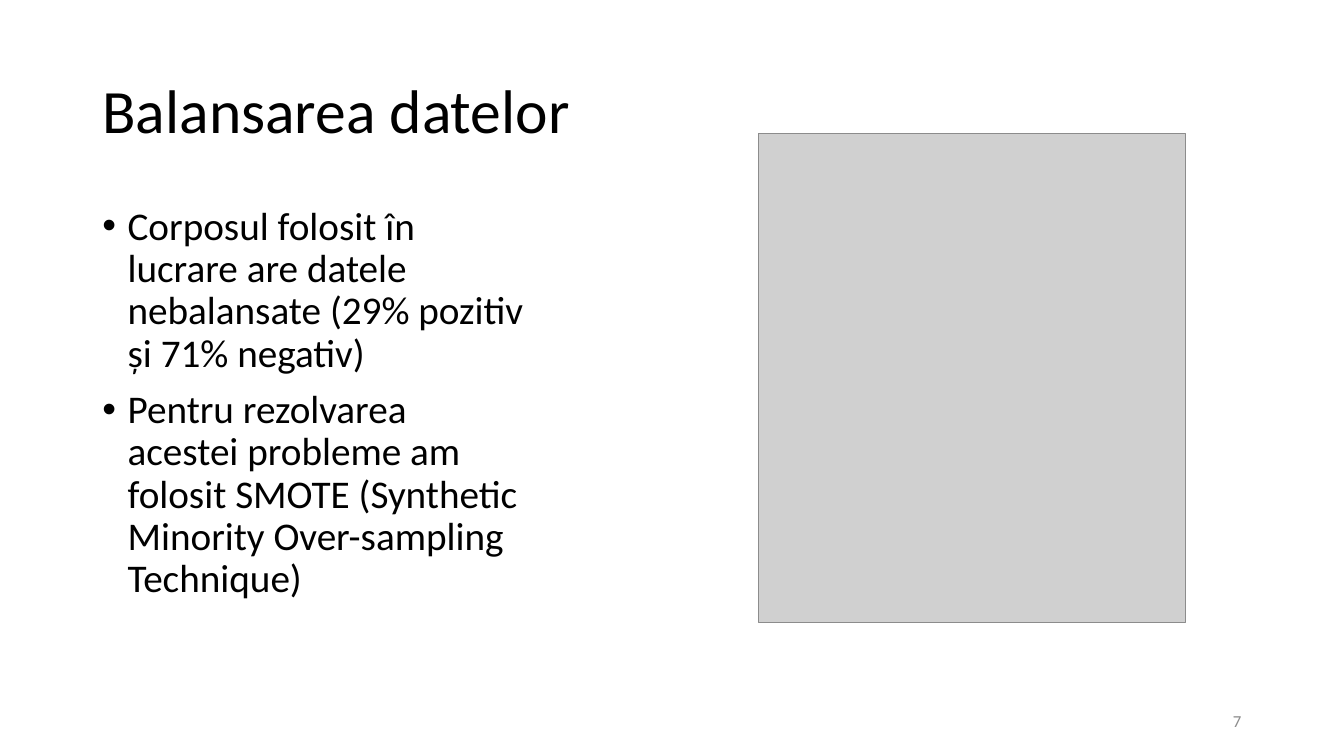
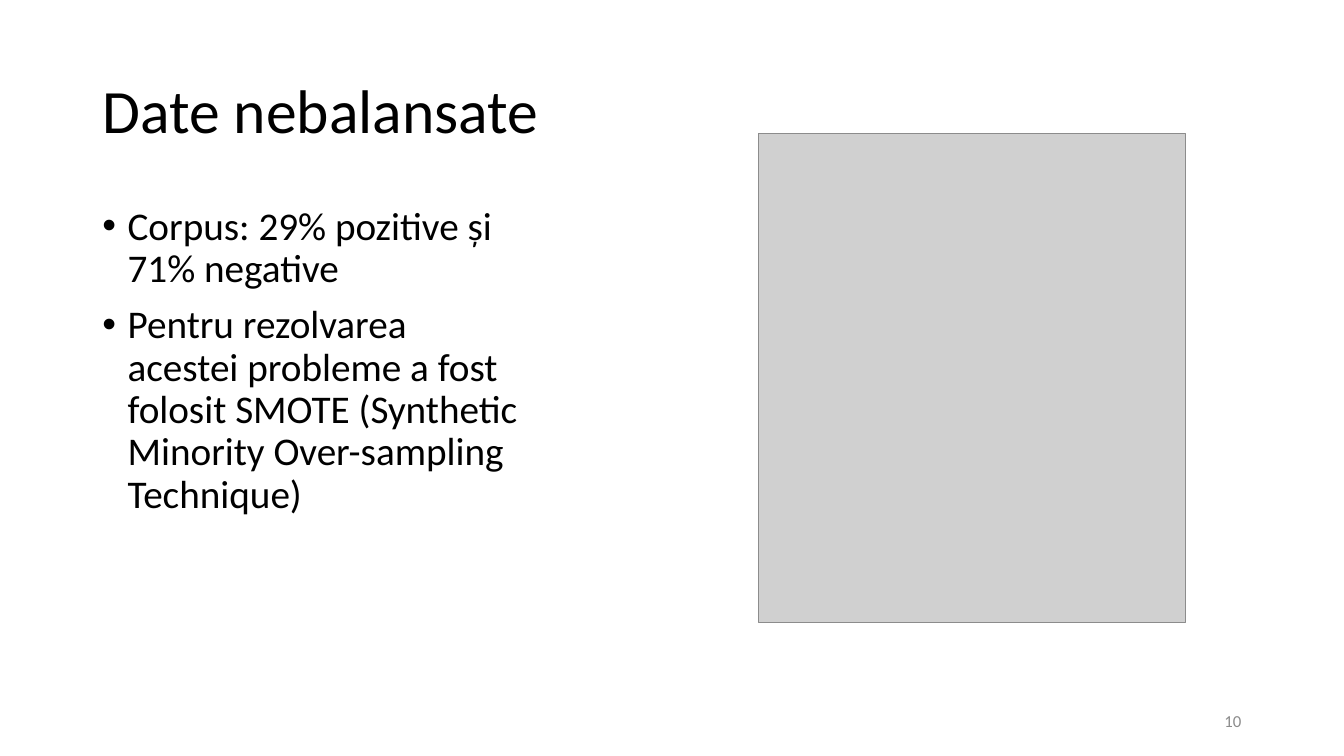
Before and after one commit to MariusParasca/Licenta-FII, a slide deck: slide 10 of Prezentare licenta.pptx (slide 7 before the commit). Drawn at 1344x756 pixels with LibreOffice and Linux fonts; fonts in the diff are those of the drawing; grey boxes stand for pictures. Boxes give left, top, right and bottom in pixels: in the first picture for what was removed or moved away, otherwise in the second. Text is boxed around its words. In the diff, an @@ line names an element or a change of style, - is before the commit and + after.

```diff
--- a/Prezentare licenta.pptx
+++ b/Prezentare licenta.pptx
@@ title at bbox=[102, 90, 538, 134]: text changed @@
-Balansarea datelor
+Date nebalansate
@@ text at bbox=[128, 213, 518, 515]: text changed @@
-• Corposul folosit în lucrare are datele nebalansate (29% pozitiv și 71% negativ)
-• Pentru rezolvarea acestei probleme am folosit SMOTE (Synthetic Minority Over-sampling Technique)
+• Corpus: 29% pozitive și 71% negative
+• Pentru rezolvarea acestei probleme a fost folosit SMOTE (Synthetic Minority Over-sampling Technique)
@@ page number at bbox=[1224, 716, 1241, 727]: text changed @@
-7
+10
```
Also in this commit, not shown: 10 other slides changed, 7 slides added, 1 other file.
